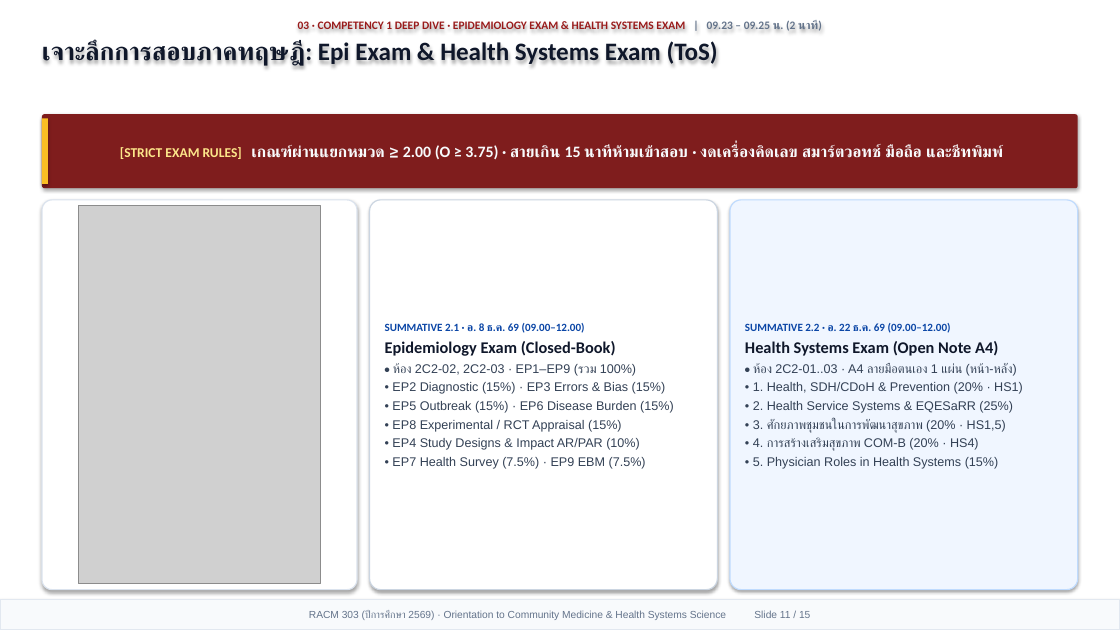
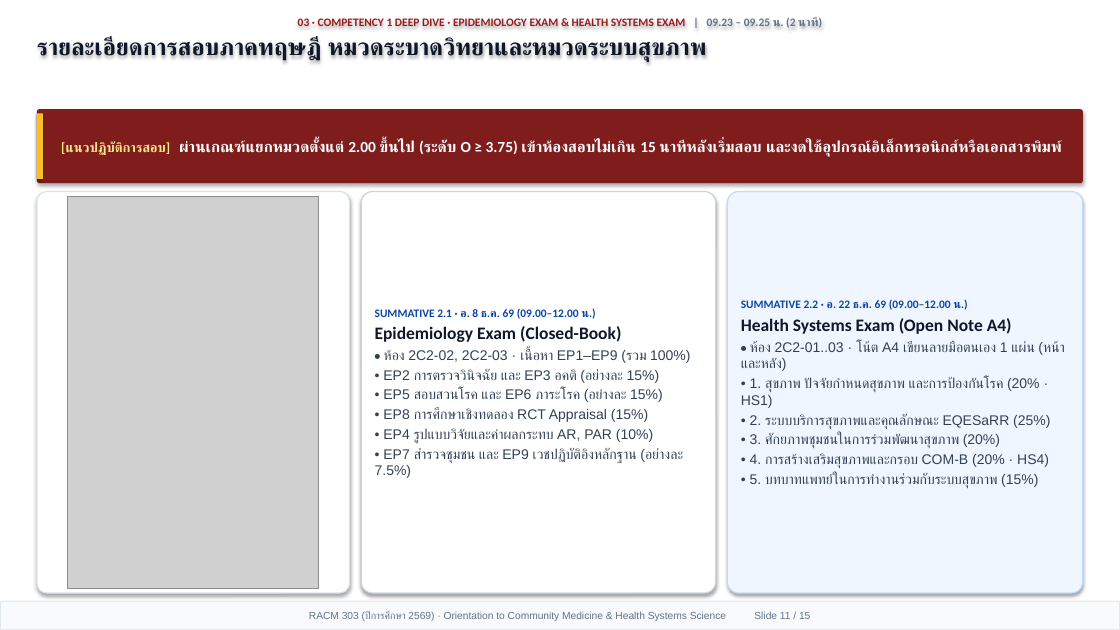
Before and after one commit to smartwoo/racm303-2569-faculty-member, a slide deck: slide 11 of exports/pptx/RACM303_2569_Orientation_Slides.pptx. Drawn at 1120x630 pixels with LibreOffice and Linux fonts; fonts in the diff are those of the drawing; grey boxes stand for pictures. Boxes give left, top, right and bottom in pixels: in the first picture for what was removed or moved away, otherwise in the second. Text is boxed around its words. In the diff, an @@ line names an element or a change of style, - is before the commit and + after.

```diff
--- a/exports/pptx/RACM303_2569_Orientation_Slides.pptx
+++ b/exports/pptx/RACM303_2569_Orientation_Slides.pptx
@@ text at (x1=37, y1=36, x2=707, y2=62): text changed; size 21.5 to 20.2 pt @@
-เจาะลึกการสอบภาคทฤษฎี: Epi Exam & Health Systems Exam (ToS)
+รายละเอียดการสอบภาคทฤษฎี หมวดระบาดวิทยาและหมวดระบบสุขภาพ
@@ rectangle moved from (x1=42, y1=118, x2=48, y2=184) to (x1=37, y1=113, x2=43, y2=179) @@
@@ rounded rectangle "[แนวปฏิบัติการสอบ] ผ่านเกณฑ์แยกหมวดตั้งแต่ 2.00 ขึ้นไป (ระดั ..." resized from (x1=42, y1=114, x2=1078, y2=188) to (x1=37, y1=109, x2=1083, y2=183) @@
@@ text in rounded rectangle at (x1=61, y1=139, x2=1062, y2=156): text changed; size 13.6 to 13.2 pt @@
-[STRICT EXAM RULES] เกณฑ์ผ่านแยกหมวด ≥ 2.00 (O ≥ 3.75) · สายเกิน 15 นาทีห้ามเข้าสอบ · งดเครื่องคิดเลข สมาร์ตวอทช์ มือถือ และชีทพิมพ์
+[แนวปฏิบัติการสอบ] ผ่านเกณฑ์แยกหมวดตั้งแต่ 2.00 ขึ้นไป (ระดับ O ≥ 3.75) เข้าห้องสอบไม่เกิน 15 นาทีหลังเริ่มสอบ และงดใช้อุปกรณ์อิเล็กทรอนิกส์หรือเอกสารพิมพ์
@@ rounded rectangle resized from (x1=42, y1=200, x2=357, y2=590) to (x1=37, y1=192, x2=350, y2=593) @@
@@ picture resized from (x1=78, y1=206, x2=321, y2=584) to (x1=68, y1=197, x2=319, y2=588) @@
@@ rounded rectangle "SUMMATIVE 2.1 · อ. 8 ..." resized from (x1=370, y1=200, x2=718, y2=590) to (x1=361, y1=192, x2=716, y2=593) @@
@@ rounded rectangle "SUMMATIVE 2.2 · อ. 22 ..." resized from (x1=730, y1=200, x2=1078, y2=590) to (x1=728, y1=192, x2=1083, y2=593) @@
@@ text in rounded rectangle at (x1=375, y1=308, x2=595, y2=319): text changed; size 9.5 to 9.8 pt @@
-SUMMATIVE 2.1 · อ. 8 ธ.ค. 69 (09.00–12.00)
+SUMMATIVE 2.1 · อ. 8 ธ.ค. 69 (09.00–12.00 น.)
@@ text in rounded rectangle at (x1=375, y1=326, x2=621, y2=342): size 14 to 15 pt in "Epidemiology Exam (Closed-Book)" @@
@@ text in rounded rectangle at (x1=741, y1=300, x2=967, y2=310): text changed; size 9.5 to 9.8 pt @@
-SUMMATIVE 2.2 · อ. 22 ธ.ค. 69 (09.00–12.00)
+SUMMATIVE 2.2 · อ. 22 ธ.ค. 69 (09.00–12.00 น.)
@@ text in rounded rectangle at (x1=741, y1=318, x2=1012, y2=334): size 14 to 15 pt in "Health Systems Exam (Open Note A4)" @@
@@ text in rounded rectangle at (x1=375, y1=349, x2=690, y2=478): text changed; size 10.8 to 12 pt @@
-• ห้อง 2C2-02, 2C2-03 · EP1–EP9 (รวม 100%)
-• EP2 Diagnostic (15%) · EP3 Errors & Bias (15%)
-• EP5 Outbreak (15%) · EP6 Disease Burden (15%)
-• EP8 Experimental / RCT Appraisal (15%)
-• EP4 Study Designs & Impact AR/PAR (10%)
-• EP7 Health Survey (7.5%) · EP9 EBM (7.5%)
+• ห้อง 2C2-02, 2C2-03 · เนื้อหา EP1–EP9 (รวม 100%)
+• EP2 การตรวจวินิจฉัย และ EP3 อคติ (อย่างละ 15%)
+• EP5 สอบสวนโรค และ EP6 ภาระโรค (อย่างละ 15%)
+• EP8 การศึกษาเชิงทดลอง RCT Appraisal (15%)
+• EP4 รูปแบบวิจัยและค่าผลกระทบ AR, PAR (10%)
+• EP7 สำรวจชุมชน และ EP9 เวชปฏิบัติอิงหลักฐาน (อย่างละ 7.5%)
@@ text in rounded rectangle at (x1=741, y1=340, x2=1064, y2=488): text changed; size 10.8 to 12 pt @@
-• ห้อง 2C2-01..03 · A4 ลายมือตนเอง 1 แผ่น (หน้า-หลัง)
-• 1. Health, SDH/CDoH & Prevention (20% · HS1)
-• 2. Health Service Systems & EQESaRR (25%)
-• 3. ศักยภาพชุมชนในการพัฒนาสุขภาพ (20% · HS1,5)
-• 4. การสร้างเสริมสุขภาพ COM-B (20% · HS4)
-• 5. Physician Roles in Health Systems (15%)
+• ห้อง 2C2-01..03 · โน้ต A4 เขียนลายมือตนเอง 1 แผ่น (หน้าและหลัง)
+• 1. สุขภาพ ปัจจัยกำหนดสุขภาพ และการป้องกันโรค (20% · HS1)
+• 2. ระบบบริการสุขภาพและคุณลักษณะ EQESaRR (25%)
+• 3. ศักยภาพชุมชนในการร่วมพัฒนาสุขภาพ (20%)
+• 4. การสร้างเสริมสุขภาพและกรอบ COM-B (20% · HS4)
+• 5. บทบาทแพทย์ในการทำงานร่วมกับระบบสุขภาพ (15%)
```
Also in this commit, not shown: 13 other slides changed, 1 slide added, 1 slide removed, 5 other files.
